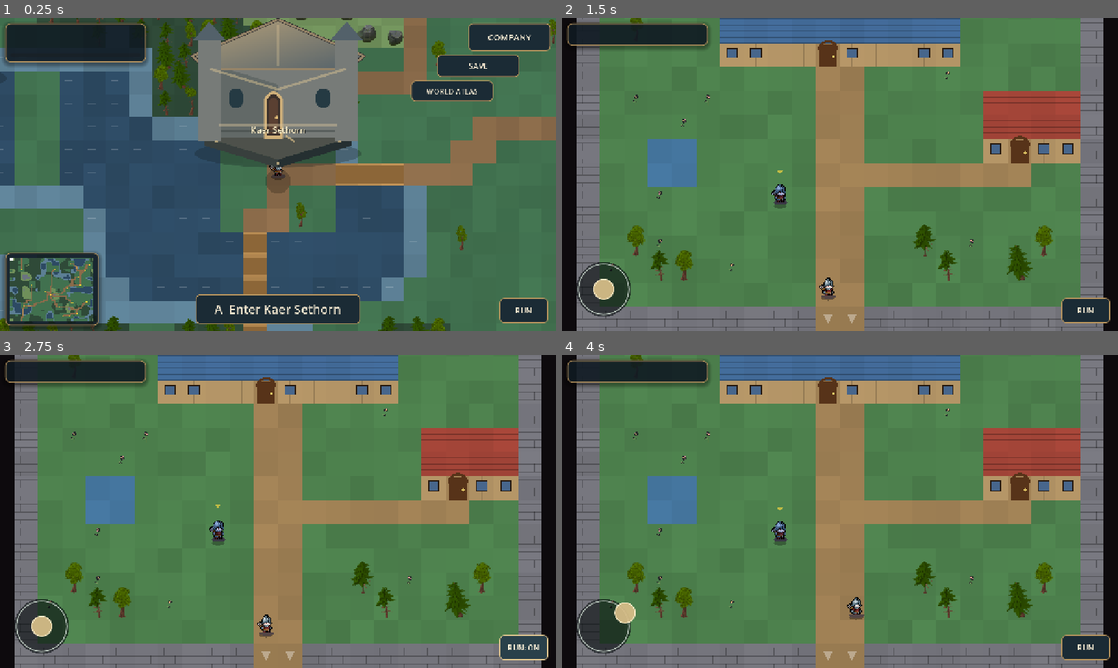
Above: before the commit, frames 1-4 (two rows, left to right).
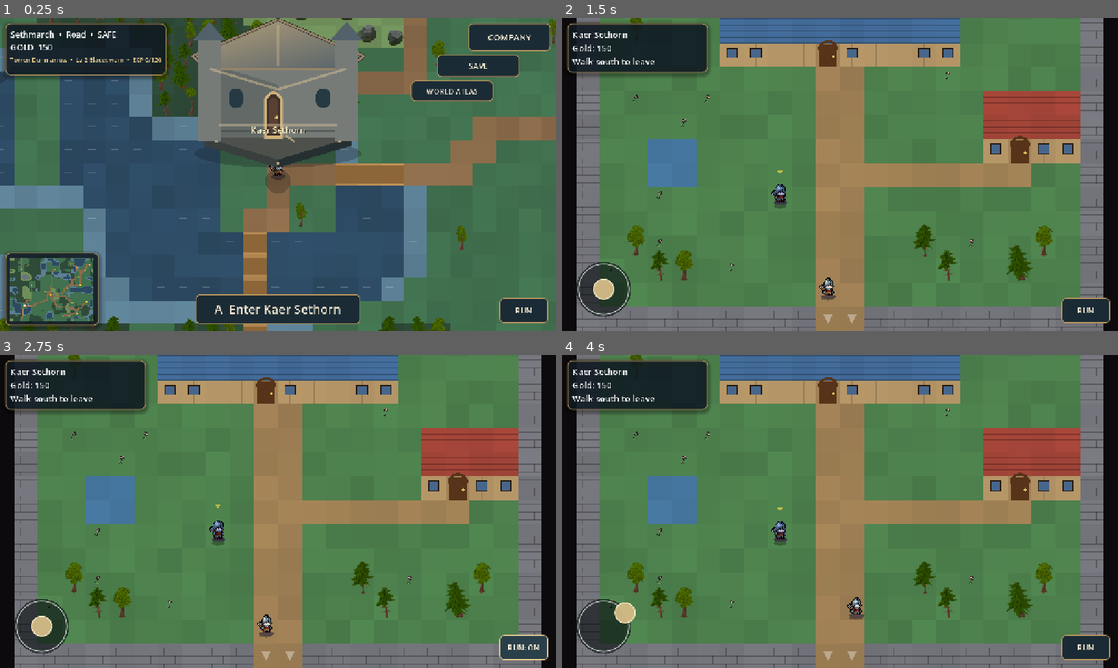
Above: after the commit, the same moments.

Repository: ninjun42215-gif/KindleWake
Game: Godot game, scene res://World.tscn
The game is run twice, just before and just after one commit, with the same random seed, the same clock (stepped at 60 frames per second) and the same inputs. This scene is started directly instead of the project's main scene.
Inputs (mouse positions are in pixels of both pictures, inside the frame that each line leads up to):
- Up to frame 1 (0.25 s): no input
- Up to frame 2 (1.5 s): click "A Enter Kaer Sethorn" at 0.5 s; click "Enter Kaer Sethorn" at 1.25 s
- Up to frame 3 (2.75 s): click "RUN" at 2 s
- Up to frame 4 (4 s): click "RUN: ON" at 2.75 s; drag from (606, 627) to (895, 442) at 3.52 s

The runs differ from the first frame. In frame 1, 2.5% of the frame differs, in the area x 0-31%, y 1-93%; in frame 2, 2.6%, in the area x 0-27%, y 4-19%; in frame 3, 2.6%; in frame 4, 2.6%.
Error before the commit: Parse Error: Could not preload resource script "res://scripts/battle/battle_unit.gd". (res://scripts/core/character_sheet.gd:4)

Commit message:
fix: correct BattleUnit snapshot dictionary syntax

Diff:
--- a/Kindlewake/scripts/battle/battle_unit.gd
+++ b/Kindlewake/scripts/battle/battle_unit.gd
@@ -99,7 +99,8 @@
         "skills": skills.duplicate(), "is_protagonist": is_protagonist, "is_commander": is_commander,
         "move": move, "jump": jump, "ctb": ctb, "has_moved": has_moved, "has_acted": has_acted,
         "statuses": statuses.duplicate(true), "kills": kills, "kill_exp": kill_exp,
-        "skill_mods": skill_mods.duplicate(), "reward": reward.duplicate(),\n        "traits": traits.duplicate(), "personality": personality.duplicate(true), "companion_bonds": companion_bonds.duplicate(true),
+        "skill_mods": skill_mods.duplicate(), "reward": reward.duplicate(),
+        "traits": traits.duplicate(), "personality": personality.duplicate(true), "companion_bonds": companion_bonds.duplicate(true),
     }
 
 
